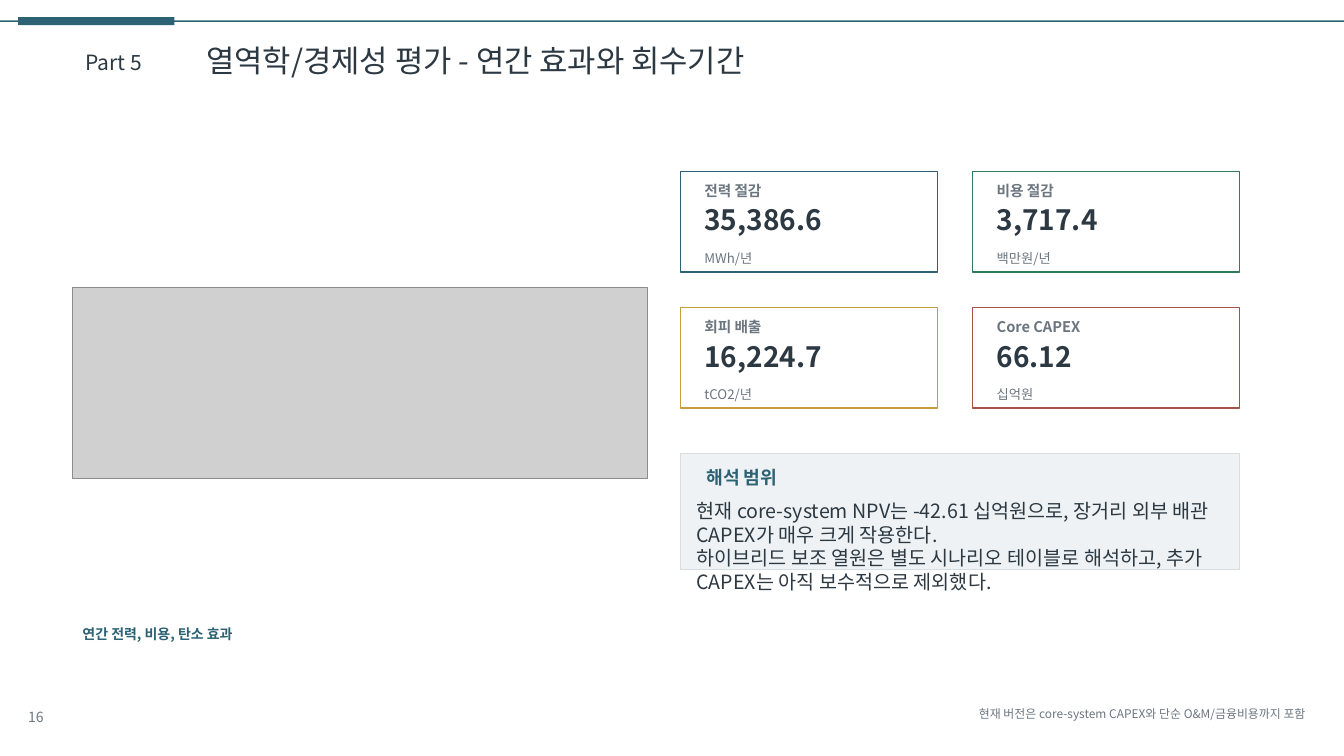
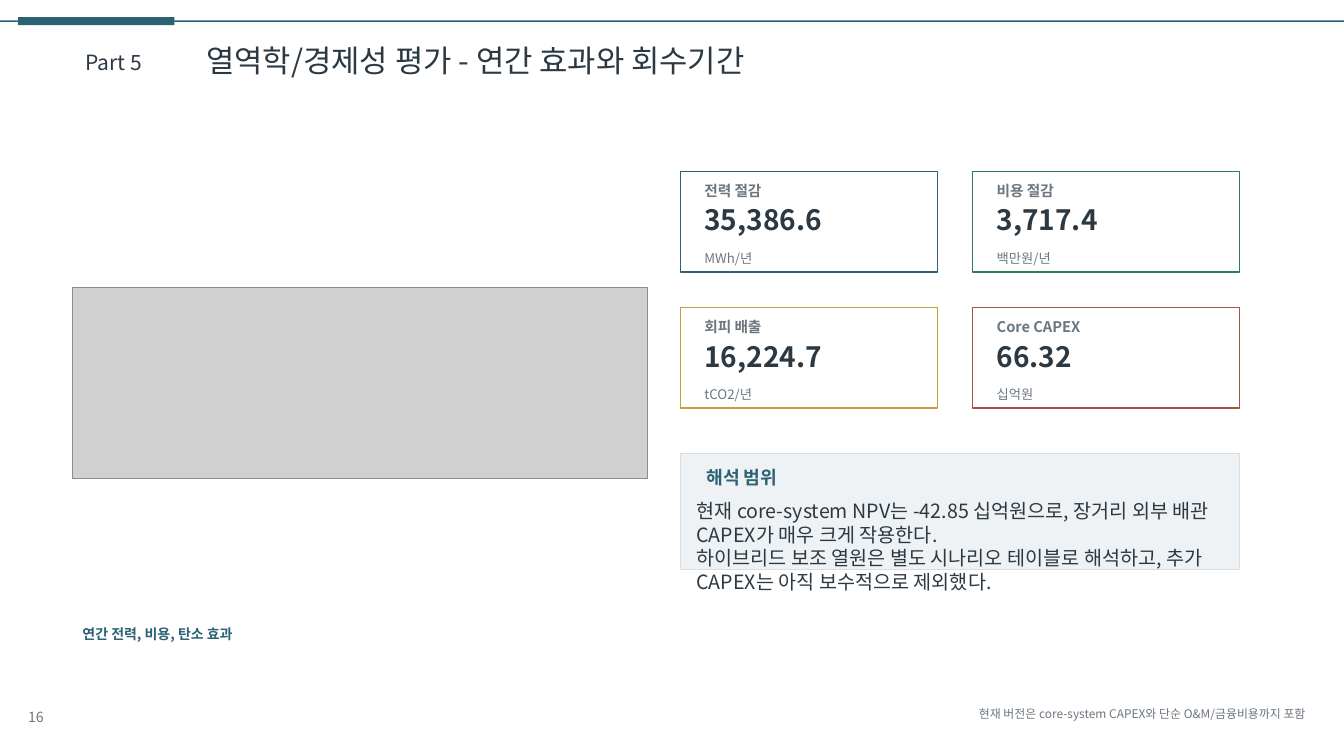
Before and after one commit to CuriousN006/lng-idc-design-study, a slide deck: slide 16 of deliverables/presentation_draft.pptx. Drawn at 1344x756 pixels with LibreOffice and Linux fonts; fonts in the diff are those of the drawing; grey boxes stand for pictures. Boxes give left, top, right and bottom in pixels: in the first picture for what was removed or moved away, otherwise in the second. Text is boxed around its words. In the diff, an @@ line names an element or a change of style, - is before the commit and + after.

Commit message:
Clarify hybrid feasibility and core power accounting

```diff
--- a/deliverables/presentation_draft.pptx
+++ b/deliverables/presentation_draft.pptx
@@ text at (997, 346, 1072, 368): text changed @@
-66.12
+66.32
@@ text at (696, 501, 1209, 544): text changed @@
-현재 core-system NPV는 -42.61 십억원으로, 장거리 외부 배관 CAPEX가 매우 크게 작용한다.
+현재 core-system NPV는 -42.85 십억원으로, 장거리 외부 배관 CAPEX가 매우 크게 작용한다.
```
Also in this commit, not shown: 5 other slides changed, 15 other files.
